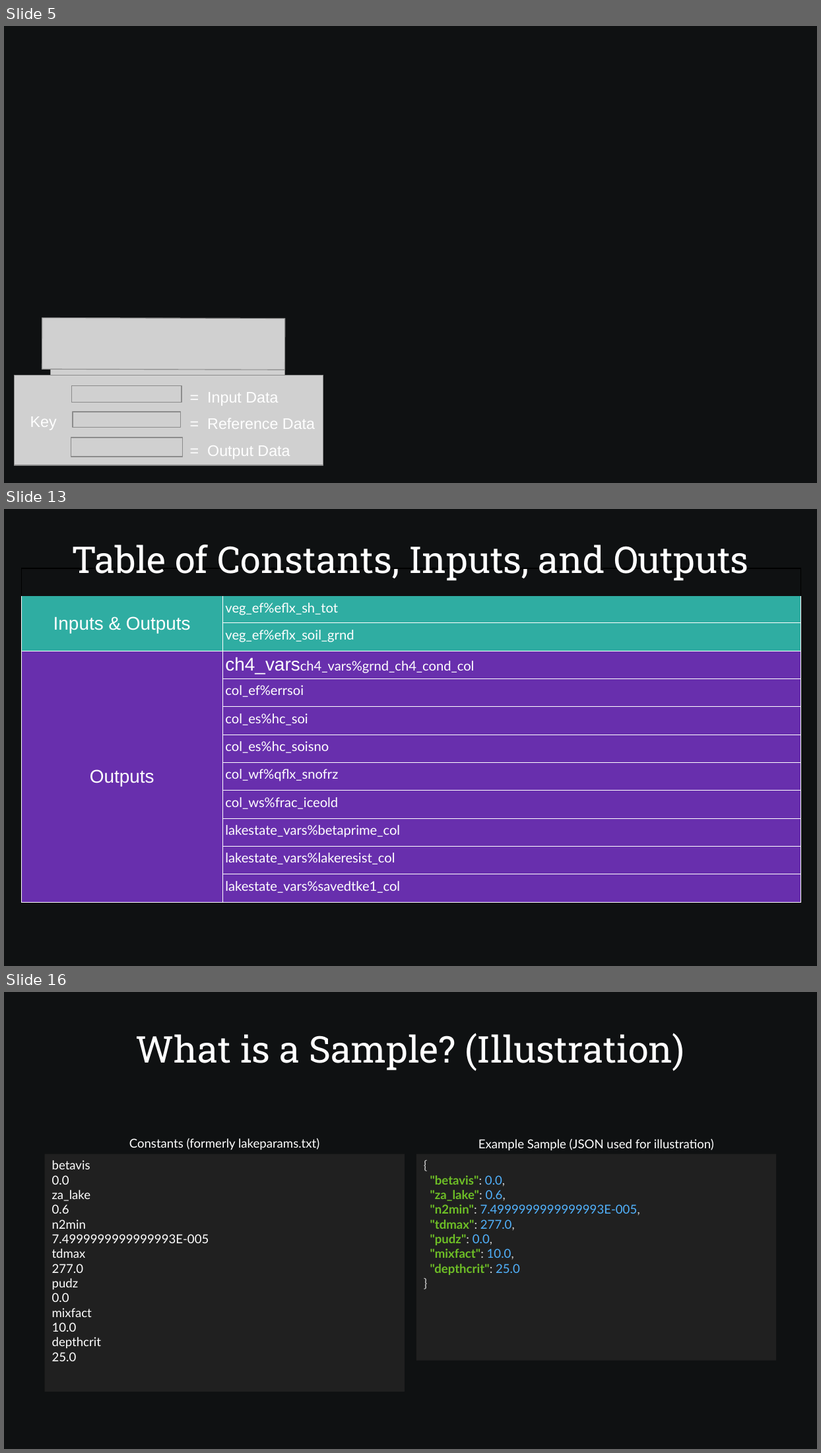
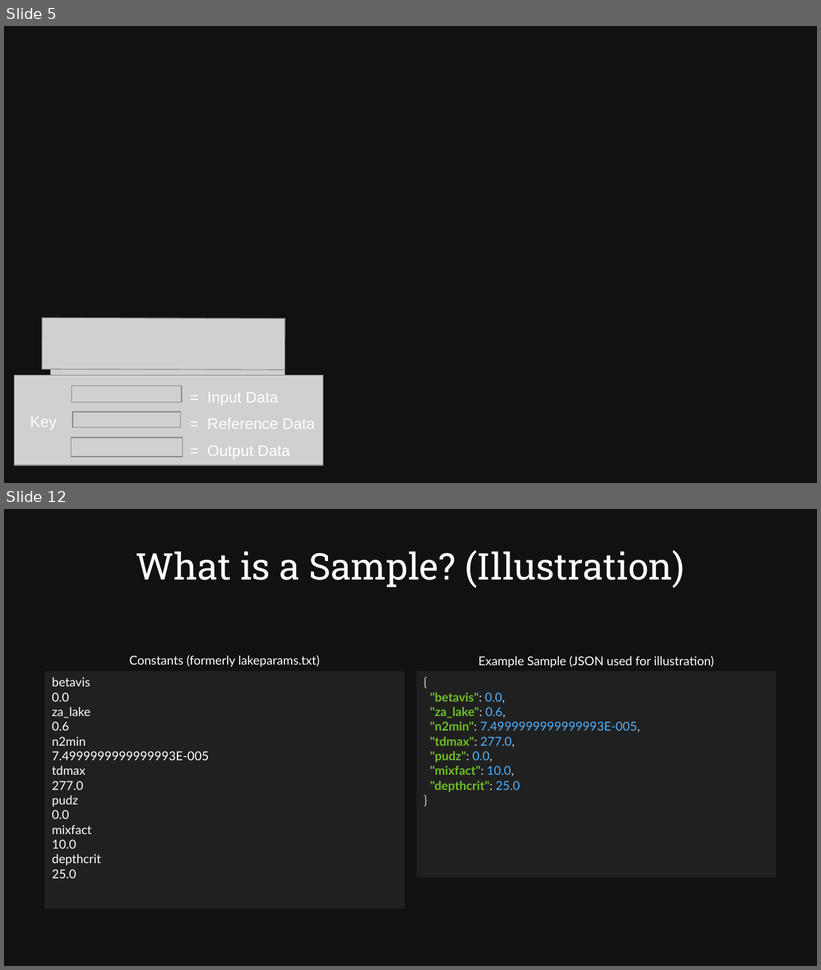
Before and after one commit to SamAllen06/lake_temp_work, a slide deck: documentation/for_collaborators/TestingSoftwareOverview.odp. Shown one above the other, each under a label of ours: slides 5, 13 and 16 before the commit, slides 5 and 12 after it; the slides between them are not shown. The pictures are 821x1453 and 821x970 pixels, drawn with LibreOffice and Linux fonts; fonts in the diff are those of the drawing; grey boxes stand for pictures; background and template pictures are left out. Boxes give left, top, right and bottom in pixels: in the first picture for what was removed or moved away, otherwise in the second. Text is boxed around its words. In the diff, an @@ line names an element or a change of style, - is before the commit and + after.

Commit message:
Update Input, Output, and Constants table and Reorganize Sampling/Analysis plugin slides

```diff
--- a/documentation/for_collaborators/TestingSoftwareOverview.odp
+++ b/documentation/for_collaborators/TestingSoftwareOverview.odp
@@ slide 13 removed at <box>4,509,817,966</box>, background #0F1112 @@
@@ title removed at <box>71,545,749,581</box> @@
-Table of Constants, Inputs, and Outputs
@@ table removed at <box>22,569,802,902</box>, 12 rows, 2 columns @@
- | 
-Inputs & Outputs | veg_ef%eflx_sh_tot
- | veg_ef%eflx_soil_grnd
-Outputs | ch4_varsch4_vars%grnd_ch4_cond_col
- | col_ef%errsoi
- | col_es%hc_soi
- | col_es%hc_soisno
- | col_wf%qflx_snofrz
- | col_ws%frac_iceold
- | lakestate_vars%betaprime_col
- | lakestate_vars%lakeresist_col
- | lakestate_vars%savedtke1_col
@@ what was slide 16 is now slide 12 @@
```
Also in this commit, not shown: 12 slides changed, 1 slide added, 5 other slides removed, 2 other files.
